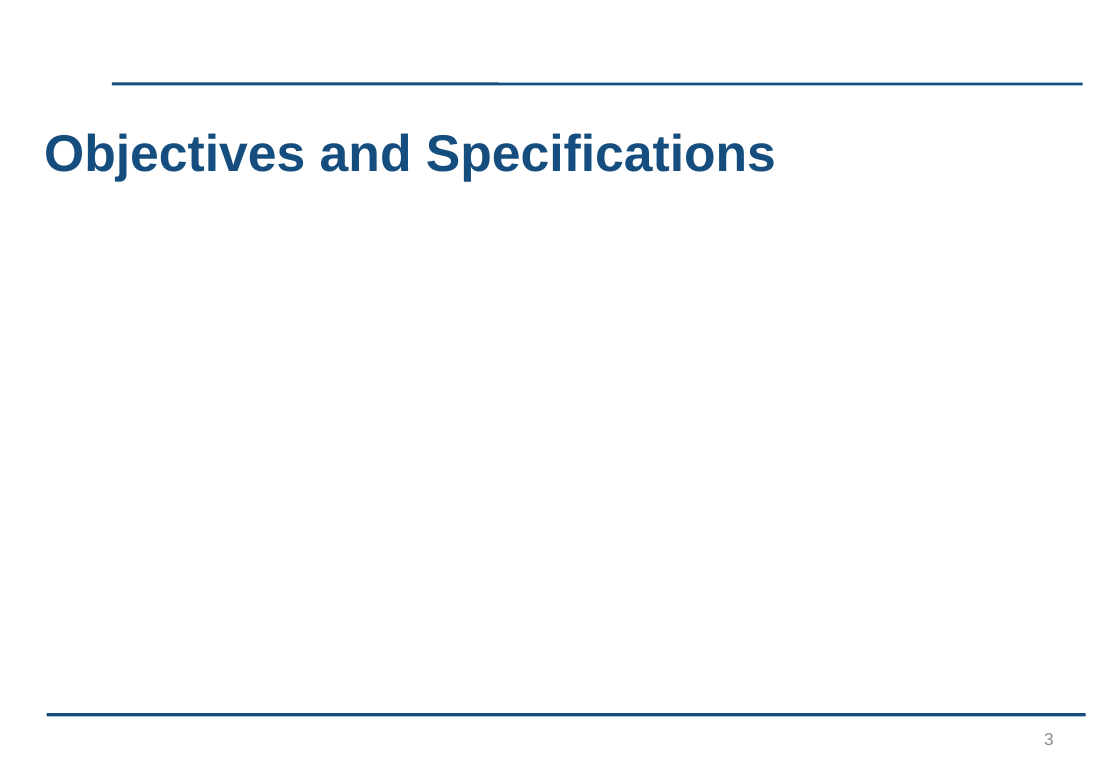
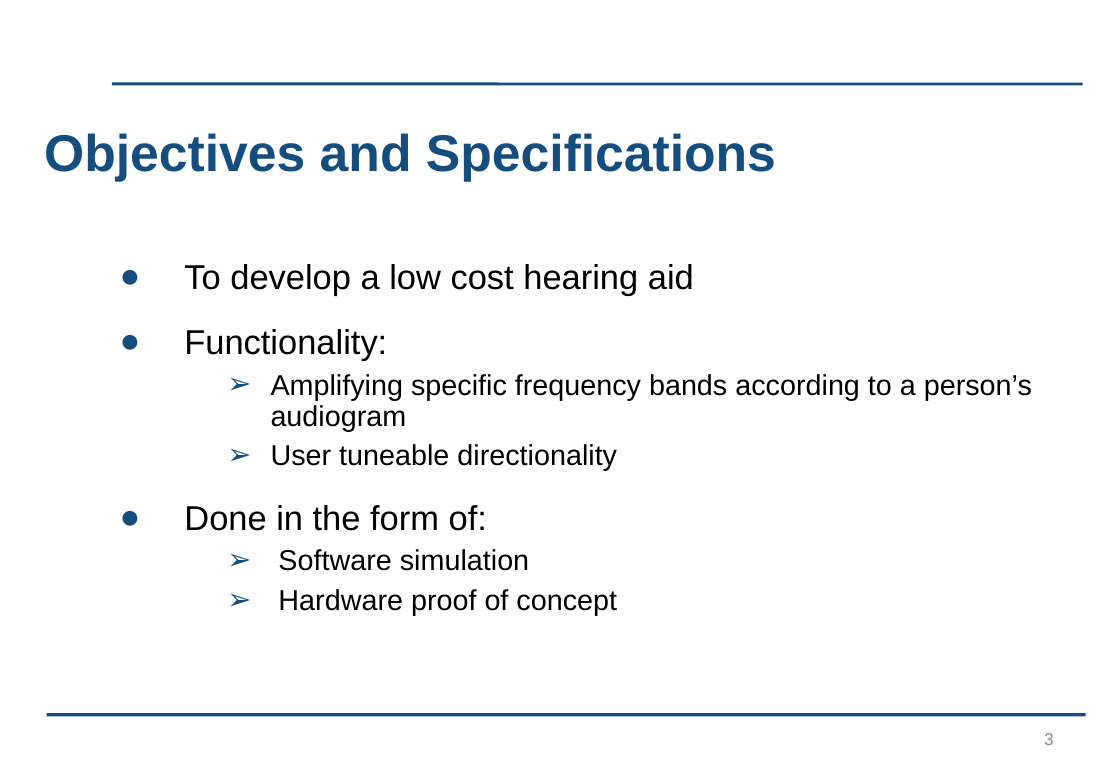
Before and after one commit to kayjayB/I_cant_hear_you, a slide deck: slide 3 of Presentation/Lab Project Presentation.pptx. Drawn at 1120x775 pixels with LibreOffice and Linux fonts; fonts in the diff are those of the drawing; background and template pictures are left out. Boxes give left, top, right and bottom in pixels: in the first picture for what was removed or moved away, otherwise in the second. Text is boxed around its words. In the diff, an @@ line names an element or a change of style, - is before the commit and + after.

```diff
--- a/Presentation/Lab Project Presentation.pptx
+++ b/Presentation/Lab Project Presentation.pptx
@@ text added at <box>184,264,1032,615</box>, 20 pt, text #000000 @@
+● To develop a low cost hearing aid
+● Functionality:
+  ➢ Amplifying specific frequency bands according to a person’s audiogram
+  ➢ User tuneable directionality
+● Done in the form of:
+  ➢ Software simulation
+  ➢ Hardware proof of concept
```
Also in this commit, not shown: 5 other slides changed, 1 slide added.
